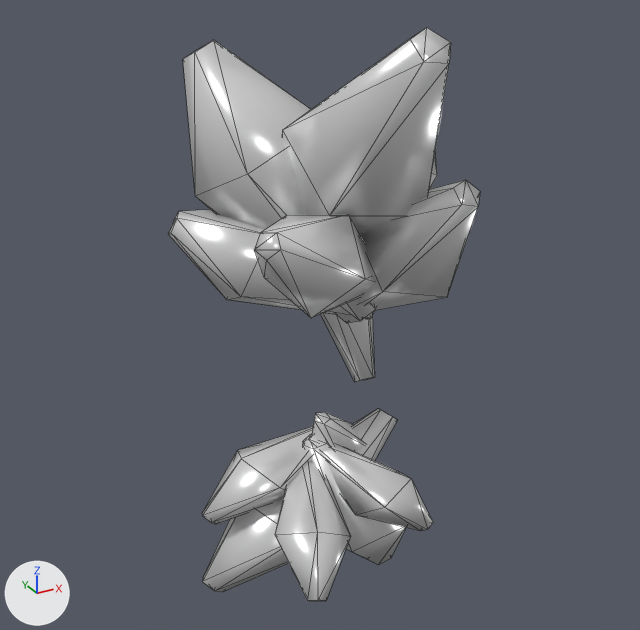
What one commit did to the glTF model shards/acidfields/gadgets/acidic_catalyst/meshes/mineral.glb.
Rendered twice from a camera (50 mm lens) standing at (-3.19, -5.54, 3.76) and looking at (-0.11, 0.05, 0.97). The axes (+X, +Y, +Z) are drawn at lower left. The lights are the same throughout. The older version comes first. Mesh edges are drawn as thin lines. Where no turn or scale is listed for an object, it has been applied to the vertices.

In view in the first picture: 'MineralBottom', 'MineralTop'.
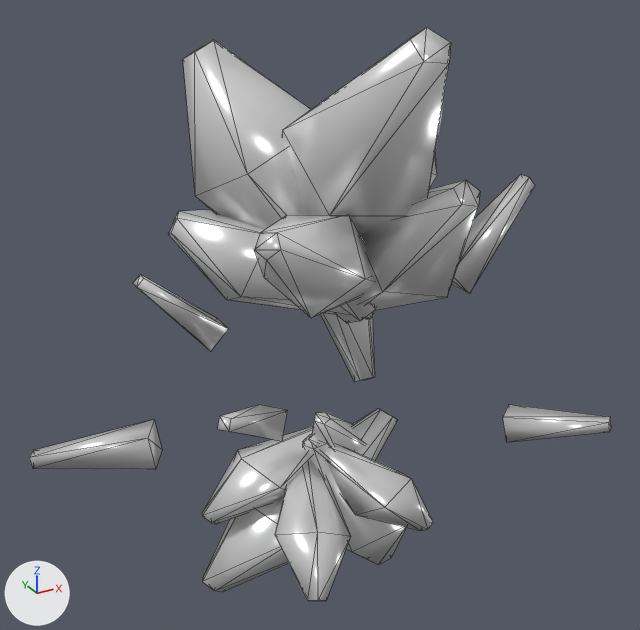
The change, as a diff of the scene's bpy script:
```diff
--- a/shards/acidfields/gadgets/acidic_catalyst/meshes/mineral.glb.py
+++ b/shards/acidfields/gadgets/acidic_catalyst/meshes/mineral.glb.py
@@ me_cube @@
+me_cube.from_pydata(...)  # 48 vertices, 72 faces; spans x -2.26..1.89, y -1.71..1.62, z -1.83..1.85
+me_cube.materials.append(mat_mineral)  # white #e7e7e7
@@ ob_cube_005 @@
+ob_cube_005 = bpy.data.objects.new('Cube.005', me_cube)
+ob_cube_005.location = (0.0, 0.0, 0.0)
```

Boxes [x1, y1, x2, y2] around the edits, measured in the pictures (640 x 630 px):
'Cube.005', added
    after: [29, 175, 611, 469]
